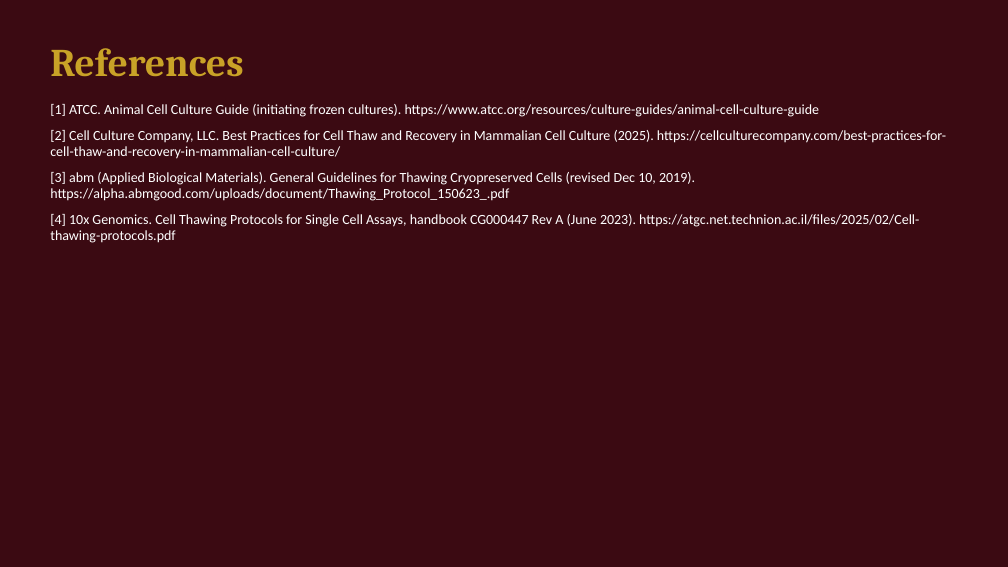
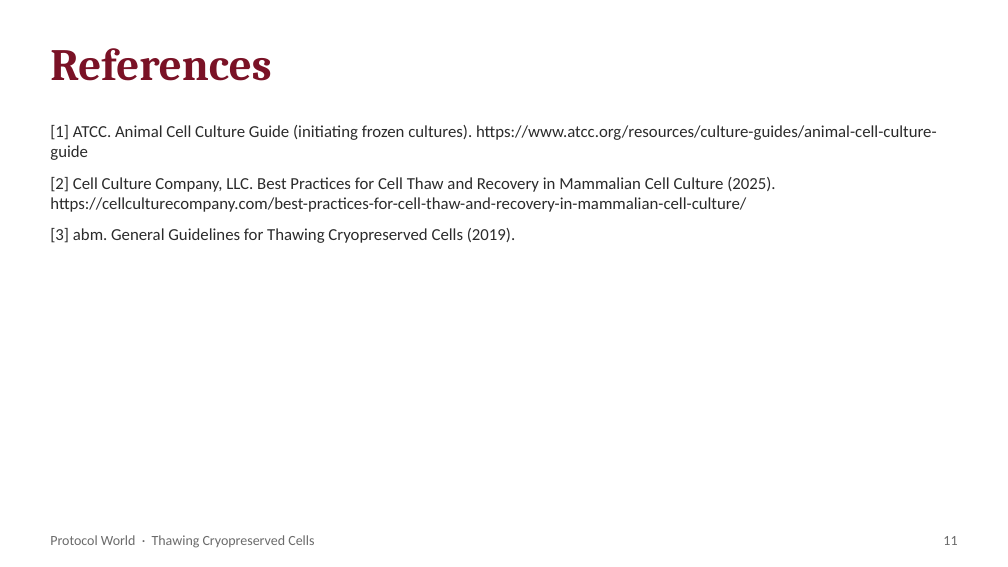
Before and after one commit to ProtocolWorld/ProtocolWorld, a slide deck: slide 11 of uploads/thawing-cryopreserved-cells.pptx (slide 8 before the commit). Drawn at 1008x567 pixels with LibreOffice and Linux fonts; fonts in the diff are those of the drawing. Boxes give left, top, right and bottom in pixels: in the first picture for what was removed or moved away, otherwise in the second. Text is boxed around its words. In the diff, an @@ line names an element or a change of style, - is before the commit and + after.

```diff
--- a/uploads/thawing-cryopreserved-cells.pptx
+++ b/uploads/thawing-cryopreserved-cells.pptx
@@ background #3B0A12 to #FFFFFF @@
@@ text "References" at [50, 48, 271, 81]: size 28 to 32 pt, text colour #C9A227 to #7A1226 @@
@@ text at [50, 125, 937, 212]: size 10 to 12 pt, text colour #FFFFFF to #2B2B2B in "[1] ATCC. Animal Cell Culture Guide (initiating ...", "[2] Cell Culture Company, LLC. Best Practices ..."; more space between paragraphs @@
@@ text "[1] ATCC. Animal Cell Culture ...": place and size @@
-text "[1] ATCC. Animal Cell Culture ..." at [50, 104, 946, 243]
+text "[1] ATCC. Animal Cell Culture ..." at [50, 125, 937, 243]
@@ text at [50, 228, 515, 243]: text changed; size 10 to 12 pt; text colour #FFFFFF to #2B2B2B @@
-[3] abm (Applied Biological Materials). General Guidelines for Thawing Cryopreserved Cells (revised Dec 10, 2019). https://alpha.abmgood.com/uploads/document/Thawing_Protocol_150623_.pdf
-[4] 10x Genomics. Cell Thawing Protocols for Single Cell Assays, handbook CG000447 Rev A (June 2023). https://atgc.net.technion.ac.il/files/2025/02/Cell-thawing-protocols.pdf
+[3] abm. General Guidelines for Thawing Cryopreserved Cells (2019).
@@ text added at [50, 535, 314, 548], 10 pt, text #6B6B6B @@
+Protocol World · Thawing Cryopreserved Cells
@@ text added at [943, 536, 957, 545], 10 pt, text #6B6B6B @@
+11
```
Also in this commit, not shown: 4 other slides changed, 6 slides added, 3 slides removed, 3 other files.
